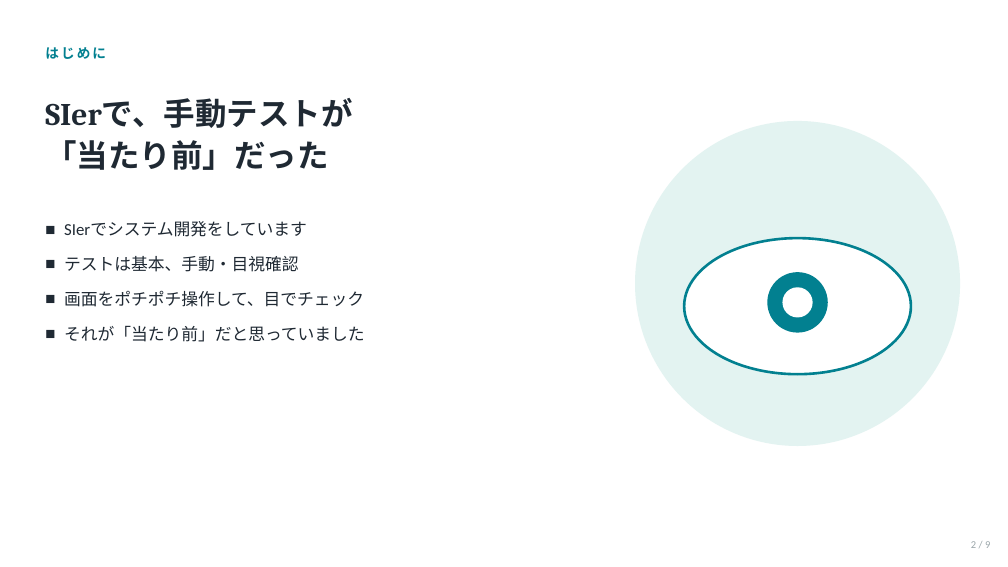
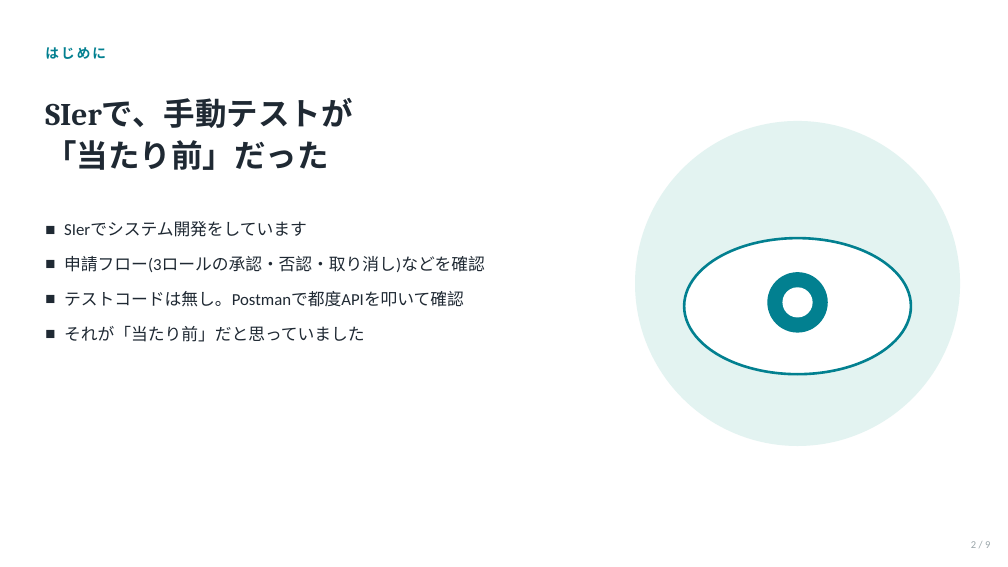
Before and after one commit to chiki-chiki/life, a slide deck: slide 2 of materials/初心者向けLT-E2Eテスト自動化/slides.pptx. Drawn at 1008x567 pixels with LibreOffice and Linux fonts; fonts in the diff are those of the drawing. Boxes give left, top, right and bottom in pixels: in the first picture for what was removed or moved away, otherwise in the second. Text is boxed around its words. In the diff, an @@ line names an element or a change of style, - is before the commit and + after.

```diff
--- a/materials/初心者向けLT-E2Eテスト自動化/slides.pptx
+++ b/materials/初心者向けLT-E2Eテスト自動化/slides.pptx
@@ text at [64,256,485,307]: text changed @@
-■ テストは基本、手動・目視確認
-■ 画面をポチポチ操作して、目でチェック
+■ 申請フロー(3ロールの承認・否認・取り消し)などを確認
+■ テストコードは無し。Postmanで都度APIを叩いて確認
```
Also in this commit, not shown: 1 other slide changed.
